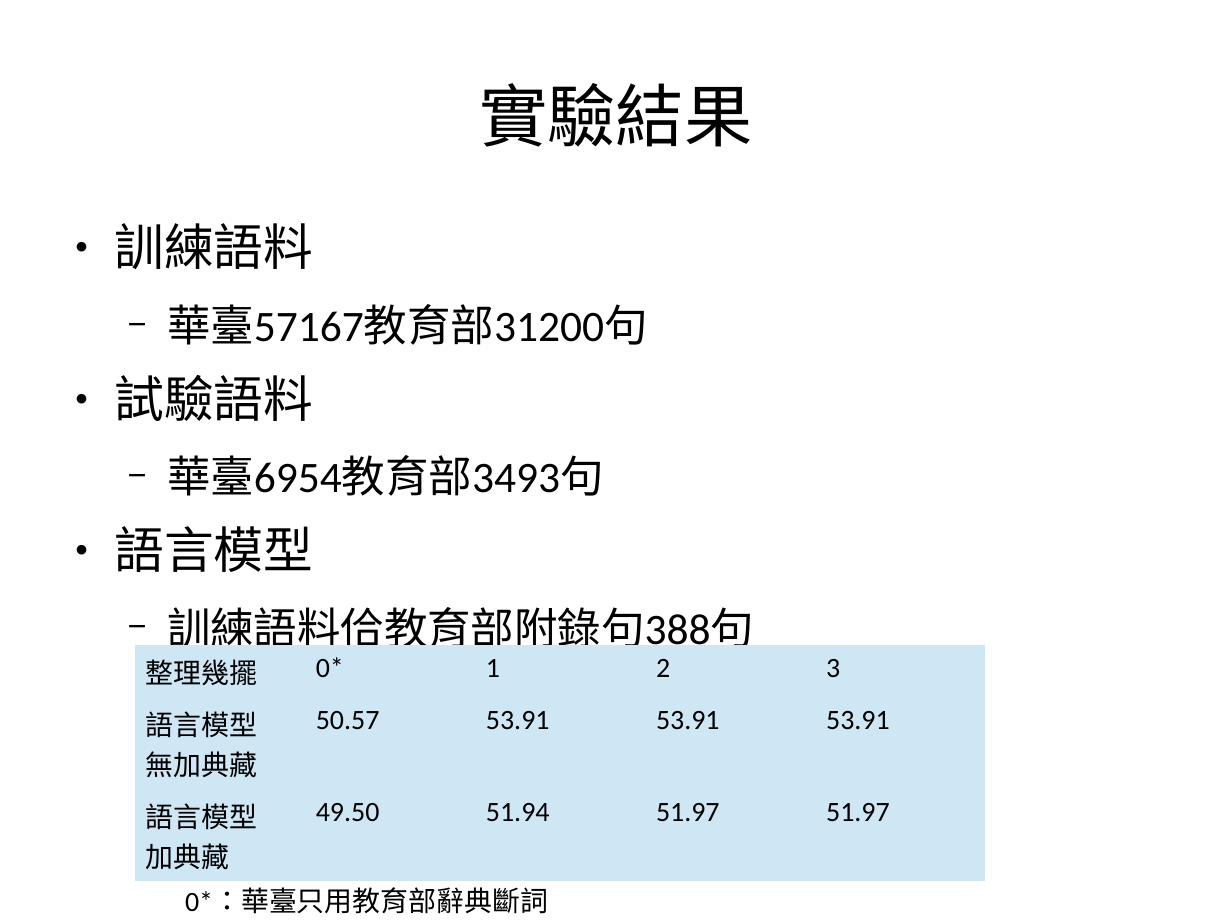
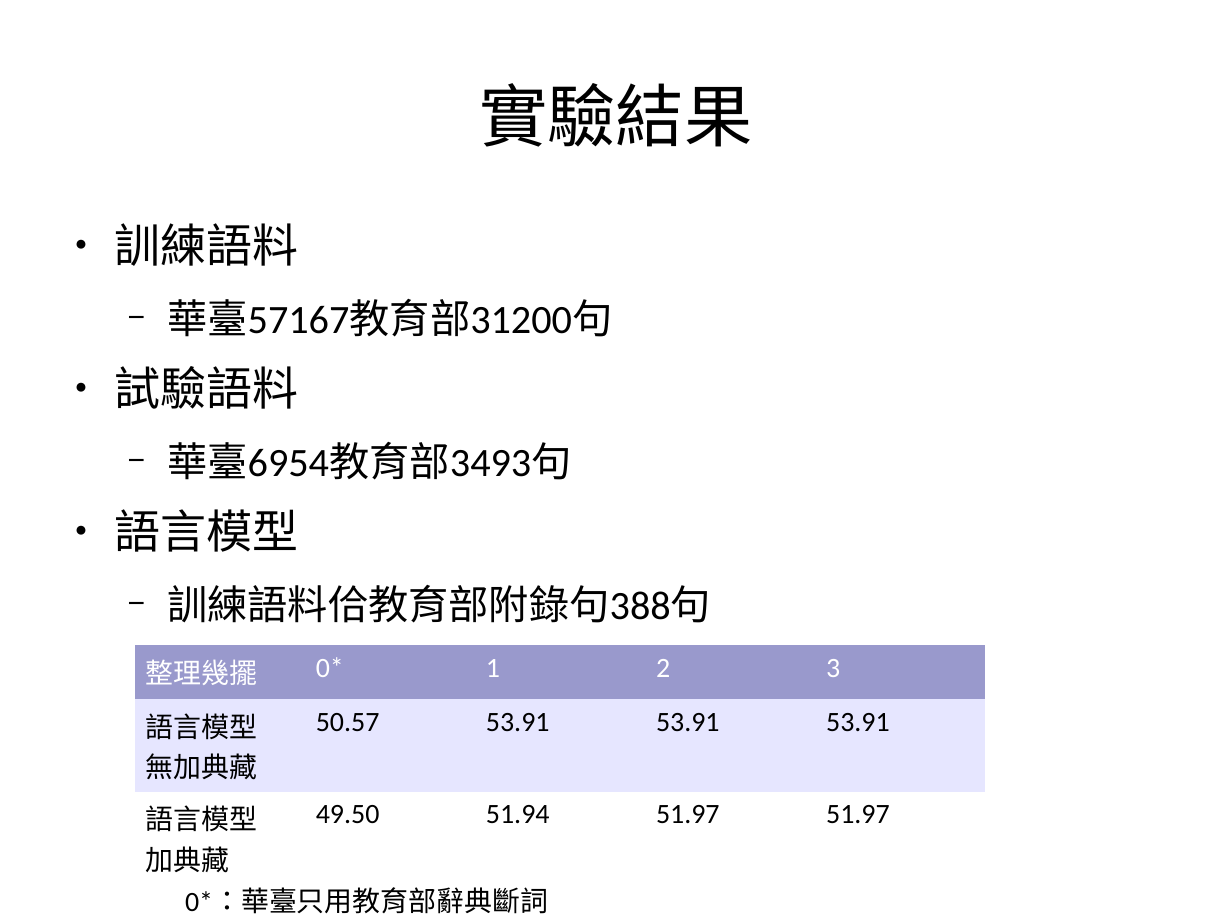
Before and after one commit to sih4sing5hong5/po3-ko3_tau5-iann2-phinn3, a slide deck: slide 30 of 翻譯報告.odp. Drawn at 1232x924 pixels with LibreOffice and Linux fonts; fonts in the diff are those of the drawing. Boxes give left, top, right and bottom in pixels: in the first picture for what was removed or moved away, otherwise in the second. Text is boxed around its words. In the diff, an @@ line names an element or a change of style, - is before the commit and + after.

```diff
--- a/翻譯報告.odp
+++ b/翻譯報告.odp
@@ text "訓練語料" at <box>114,223,711,623</box>: size 32 to 29.6 pt in "訓練語料", "試驗語料", "語言模型"; size 28 to 25.9 pt in "華臺57167教育部31200句", "華臺6954教育部3493句", "訓練語料佮教育部附錄句388句" @@
@@ table at <box>135,645,985,883</box> @@
@@ fill #CFE7F5 to #9999CC in row 1 @@
@@ fill #CFE7F5 to #E6E6FF in row 2 @@
@@ fill #CFE7F5 to #FFFFFF in row 3 @@
@@ font Calibri to Arial in "整理幾擺" @@
@@ text colour #000000 to #FFFFFF in "整理幾擺", "0*", "1", "2" and 1 more places @@
```
Also in this commit, not shown: 11 other slides changed.
